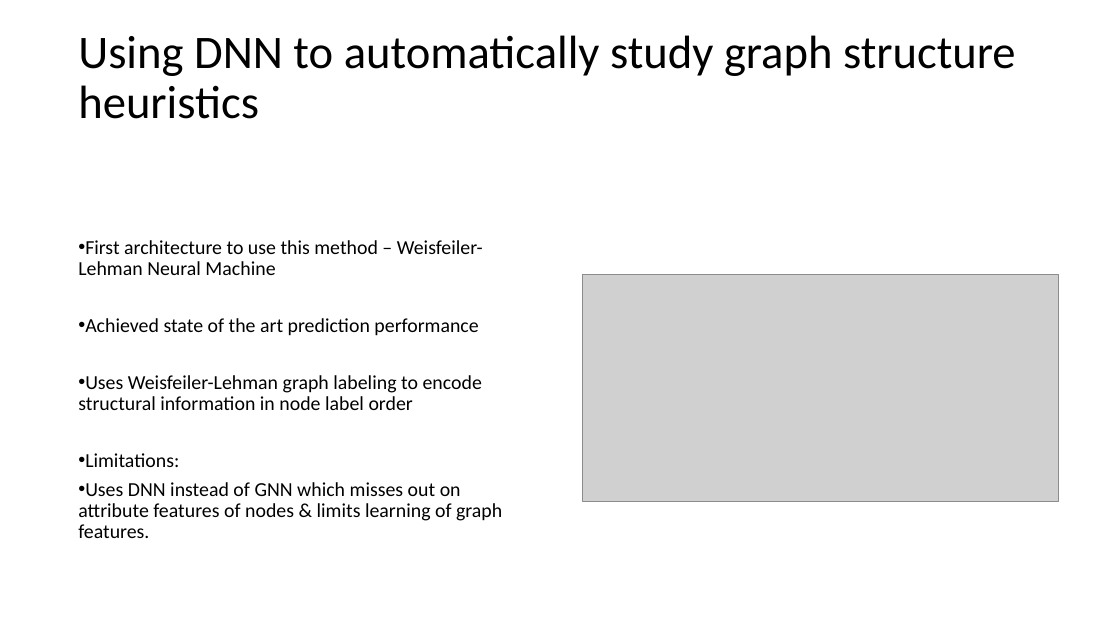
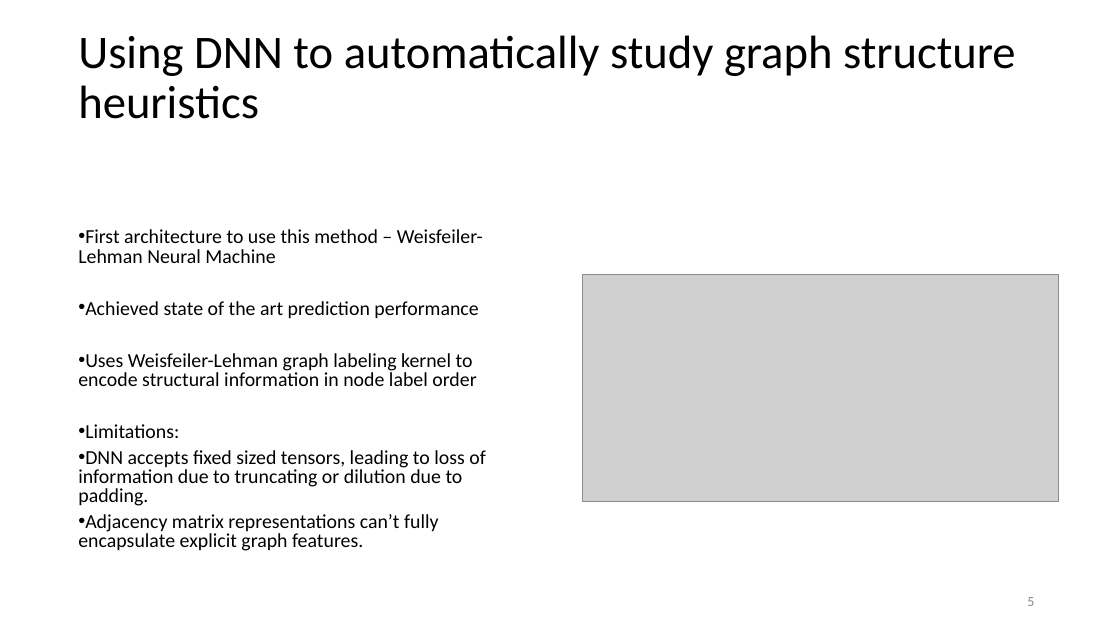
Before and after one commit to tongshu83/tongshu83.github.io, a slide deck: slide 5 of html/seminar/DhroovPandey_NeurIPS18_SEAL_slides.pptx. Drawn at 1120x630 pixels with LibreOffice and Linux fonts; fonts in the diff are those of the drawing; grey boxes stand for pictures. Boxes give left, top, right and bottom in pixels: in the first picture for what was removed or moved away, otherwise in the second. Text is boxed around its words. In the diff, an @@ line names an element or a change of style, - is before the commit and + after.

```diff
--- a/html/seminar/DhroovPandey_NeurIPS18_SEAL_slides.pptx
+++ b/html/seminar/DhroovPandey_NeurIPS18_SEAL_slides.pptx
@@ text at box(78, 229, 483, 438): line spacing 0.9 to 0.8 @@
@@ text at box(78, 353, 476, 386): text changed @@
-• Uses Weisfeiler-Lehman graph labeling to encode structural information in node label order
+• Uses Weisfeiler-Lehman graph labeling kernel to encode structural information in node label order
@@ text at box(78, 450, 486, 551): text changed @@
-• Uses DNN instead of GNN which misses out on attribute features of nodes & limits learning of graph features.
+• DNN accepts fixed sized tensors, leading to loss of information due to truncating or dilution due to padding.
+• Adjacency matrix representations can’t fully encapsulate explicit graph features.
@@ page number added at box(1027, 597, 1034, 606), 12 pt, text #8C8C8C @@
+5
```
Also in this commit, not shown: 14 other slides changed, 3 slides added, 19 other files.
